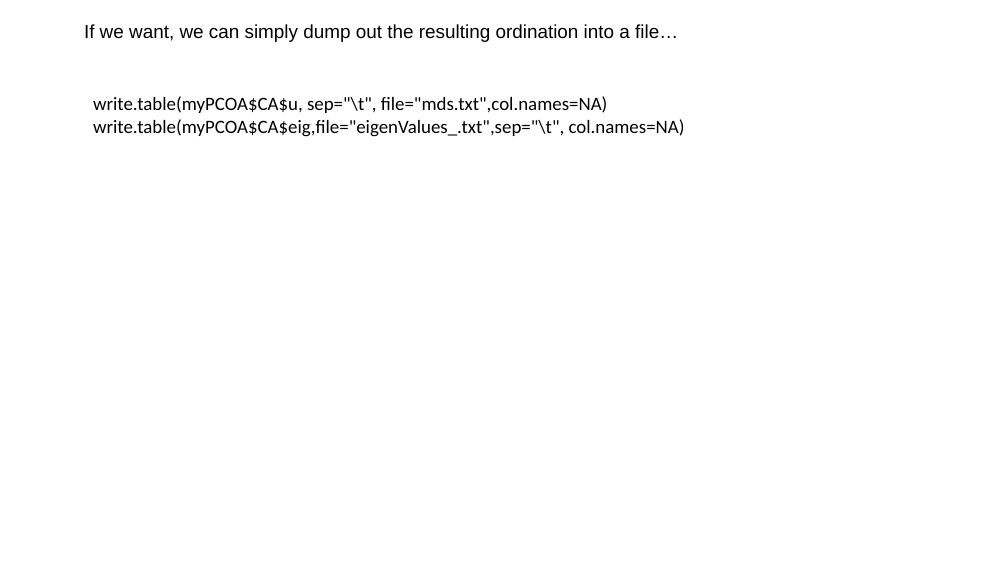
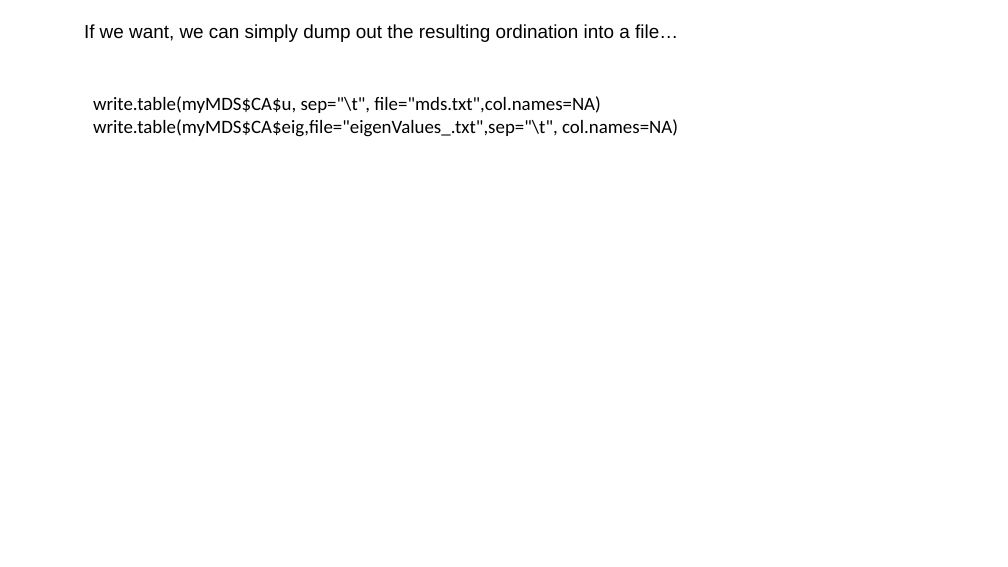
Before and after one commit to afodor/afodor.github.io, a slide deck: slide 18 of classes/ChapelHill2016/ChapelHillWorkshop_Fodor.pptx (slide 17 before the commit). Drawn at 1008x567 pixels with LibreOffice and Linux fonts; fonts in the diff are those of the drawing. Boxes give left, top, right and bottom in pixels: in the first picture for what was removed or moved away, otherwise in the second. Text is boxed around its words. In the diff, an @@ line names an element or a change of style, - is before the commit and + after.

```diff
--- a/classes/ChapelHill2016/ChapelHillWorkshop_Fodor.pptx
+++ b/classes/ChapelHill2016/ChapelHillWorkshop_Fodor.pptx
@@ text at (x1=93, y1=96, x2=678, y2=137): text changed @@
-write.table(myPCOA$CA$u, sep="\t", file="mds.txt",col.names=NA)
-write.table(myPCOA$CA$eig,file="eigenValues_.txt",sep="\t", col.names=NA)
+write.table(myMDS$CA$u, sep="\t", file="mds.txt",col.names=NA)
+write.table(myMDS$CA$eig,file="eigenValues_.txt",sep="\t", col.names=NA)
```
Also in this commit, not shown: 2 other slides changed, 5 slides added.
